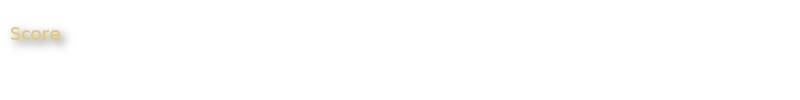
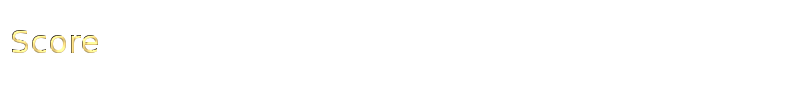
The second 800×100 image is a revision of the first. Changes to its layers:
renamed "Background" to "Score", moved it above "Background", painted on it over (12, 30, 98, 53)
renamed "Score" to "Background", painted on it over (11, 27, 60, 40)
removed layer "Drop Shadow" (was 60%) over (7, 23, 76, 53)
